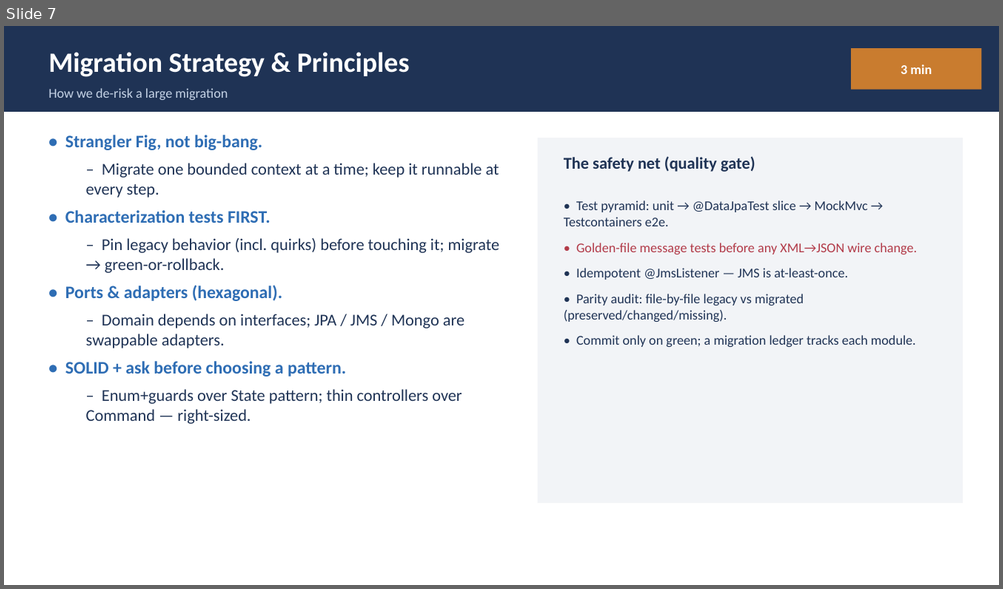
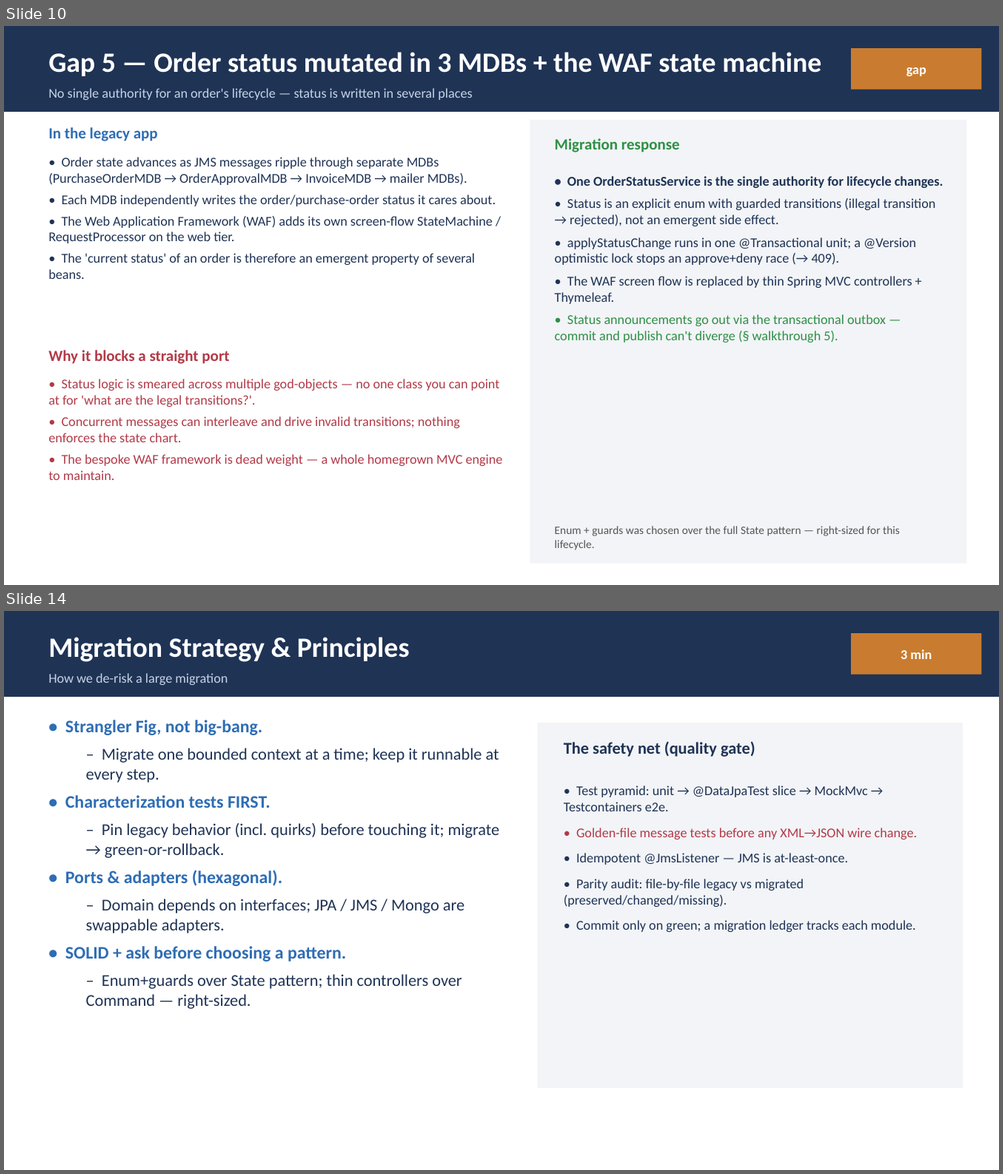
Before and after one commit to Vishak-94/pet-store, a slide deck: docs/PetStore_Demo_45min.pptx. Shown one above the other, each under a label of ours: slide 7 before the commit, slides 10 and 14 after it; the slides between them are not shown. The pictures are 1003x589 and 1003x1174 pixels, drawn with LibreOffice and Linux fonts; fonts in the diff are those of the drawing. Boxes give left, top, right and bottom in pixels: in the first picture for what was removed or moved away, otherwise in the second. Text is boxed around its words. In the diff, an @@ line names an element or a change of style, - is before the commit and + after.

Commit message:
Expand legacy gaps into one detailed slide per gap
Replace the single cramped gaps table + EJB-only primer with:
 - an overview slide listing all 8 gaps, then
 - one full slide per gap (gap_slide helper): what it was in the legacy
   app, why it blocks a straight port, and the migration response, each
   with several detailed bullets.

Gap 2 folds the EJB primer in (session/entity-CMP/MDB + bean-by-bean
Spring mapping). Gaps: J2EE-1.3 EAR/Sun-RI, EJB 2.x, XML-over-JMS,
shared Cloudscape DB, 3-MDB+WAF status, implicit container locking,
Swing/JWS admin, parallel SOAP build. Deck now 26 slides; agenda
gaps section retimed 4->8 min. No shape overflow.

```diff
--- a/docs/PetStore_Demo_45min.pptx
+++ b/docs/PetStore_Demo_45min.pptx
@@ slide 10 added at (x1=4, y1=26, x2=999, y2=585), background #FFFFFF @@
@@ rectangle added at (x1=4, y1=26, x2=999, y2=112), fill #1F3355 @@
@@ text added at (x1=48, y1=52, x2=821, y2=76), 27 pt, text #FFFFFF, bold @@
+Gap 5 — Order status mutated in 3 MDBs + the WAF state machine
@@ rectangle added at (x1=851, y1=48, x2=982, y2=90), fill #C97C2F @@
@@ text added at (x1=906, y1=67, x2=926, y2=76), 13 pt, text #FFFFFF, bold @@
+gap
@@ text added at (x1=48, y1=88, x2=472, y2=100), 13 pt, text #C5D3E6 @@
+No single authority for an order's lifecycle — status is written in several places
@@ text added at (x1=48, y1=127, x2=158, y2=141), 15 pt, text #2E6DB4, bold @@
+In the legacy app
@@ rectangle added at (x1=530, y1=120, x2=967, y2=564), fill #F2F4F7 @@
@@ text added at (x1=48, y1=157, x2=495, y2=279), 13 pt, text #1F3355 @@
+• Order state advances as JMS messages ripple through separate MDBs (PurchaseOrderMDB → OrderApprovalMDB → InvoiceMDB → mailer MDBs).
+• Each MDB independently writes the order/purchase-order status it cares about.
+• The Web Application Framework (WAF) adds its own screen-flow StateMachine / RequestProcessor on the web tier.
+• The 'current status' of an order is therefore an emergent property of several beans.
@@ text added at (x1=555, y1=138, x2=680, y2=153), 15 pt, text #2F8F46, bold @@
+Migration response
@@ text added at (x1=555, y1=176, x2=943, y2=343), 13 pt, text #1F3355 @@
+• One OrderStatusService is the single authority for lifecycle changes.
+• Status is an explicit enum with guarded transitions (illegal transition → rejected), not an emergent side effect.
+• applyStatusChange runs in one @Transactional unit; a @Version optimistic lock stops an approve+deny race (→ 409).
+• The WAF screen flow is replaced by thin Spring MVC controllers + Thymeleaf.
+• Status announcements go out via the transactional outbox — commit and publish can't diverge (§ walkthrough 5).
@@ text added at (x1=48, y1=350, x2=229, y2=364), 15 pt, text #B23A48, bold @@
+Why it blocks a straight port
@@ text added at (x1=48, y1=379, x2=503, y2=480), 13 pt, text #B23A48 @@
+• Status logic is smeared across multiple god-objects — no one class you can point at for 'what are the legal transitions?'.
+• Concurrent messages can interleave and drive invalid transitions; nothing enforces the state chart.
+• The bespoke WAF framework is dead weight — a whole homegrown MVC engine to maintain.
@@ text added at (x1=555, y1=526, x2=899, y2=551), 11 pt, text #555555 @@
+Enum + guards was chosen over the full State pattern — right-sized for this lifecycle.
@@ what was slide 7 is now slide 14 @@
```
Also in this commit, not shown: 2 slides changed, 7 other slides added, 1 slide removed, 1 other file.
